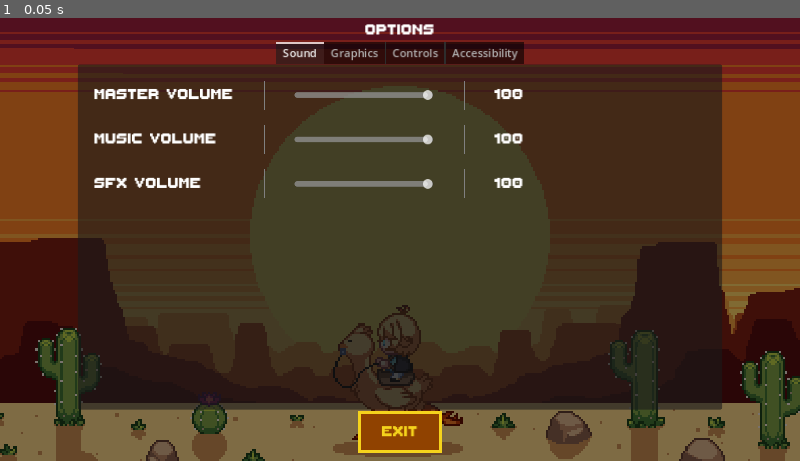
Above: before the commit, frame 1.
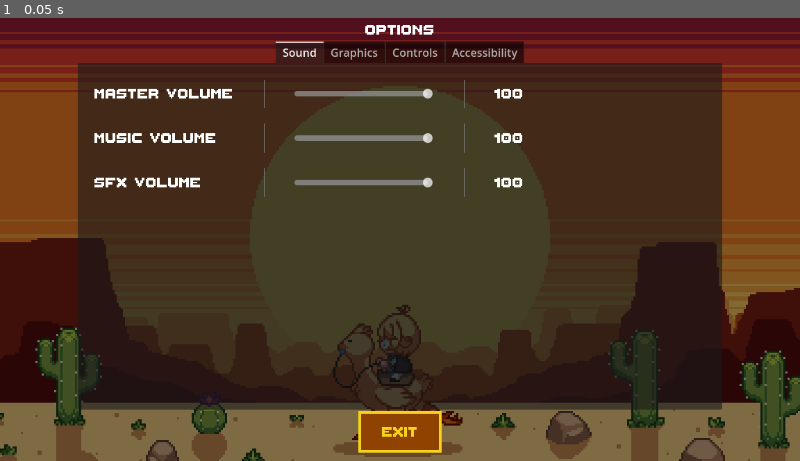
Above: after the commit, the same moment.

Repository: Dragoon-Project-Squad/bomberbird
Game: Godot game, scene res://scenes/options_menu/options_menu.tscn
The game is run twice, just before and just after one commit, with the same random seed, the same clock (stepped at 60 frames per second) and the same inputs. This scene is started directly instead of the project's main scene. Sound files missing from this copy of the repository are replaced by a short silence.
Inputs:
- Up to frame 1 (0.05 s): no input

The runs differ from the first frame. In frame 1, 2.0% of the frame differs, in the area x 0-99%, y 1-100%.

Commit message:
resolution and audio settings done

Diff:
--- a/autoloads/settings_data_container.gd
+++ b/autoloads/settings_data_container.gd
@@ -1,4 +1,6 @@
 extends Node
+
+@onready var DEFAULT_SETTINGS : DefaultSettingsResource = preload("res://resources/settings/default_settings.tres")
 
 var window_mode_index := 0
 var resolution_index := 0
@@ -22,6 +24,31 @@
 	return settings_container_dict
 
 
+func get_window_mode_index() -> int:
+	if loaded_data == {}:
+		return DEFAULT_SETTINGS.DEFAULT_WINDOW_MODE_INDEX
+	return window_mode_index
+
+func get_resolution_index() -> int:
+	if loaded_data == {}:
+		return DEFAULT_SETTINGS.DEFAULT_RESOLUTION_INDEX
+	return resolution_index
+
+func get_master_volume() -> float:
+	if loaded_data == {}:
+		return DEFAULT_SETTINGS.DEFAULT_MASTER_VOLUME
+	return master_volume
+
+func get_music_volume() -> float:
+	if loaded_data == {}:
+		return DEFAULT_SETTINGS.DEFAULT_MUSIC_VOLUME
+	return music_volume
+
+func get_sfx_volume() -> float:
+	if loaded_data == {}:
+		return DEFAULT_SETTINGS.DEFAULT_SFX_VOLUME
+	return sfx_volume
+
 func set_window_mode(index : int) -> void:
 	window_mode_index = index
 
@@ -41,7 +68,7 @@
 	loaded_data = data
 	print(loaded_data)
 	set_window_mode(loaded_data.window_mode_index)
-	set_resolution(loaded_data.window_mode_index)
+	set_resolution(loaded_data.resolution_index)
 	set_master_vol(loaded_data.master_volume)
 	set_music_vol(loaded_data.music_volume)
 	set_sfx_vol(loaded_data.sfx_volume)
--- /dev/null
+++ b/resources/settings/default_settings.tres
@@ -0,0 +1,6 @@
+[gd_resource type="Resource" script_class="DefaultSettingsResource" load_steps=2 format=3 uid="uid://dldxphd77bqga"]
+
+[ext_resource type="Script" path="res://resources/settings/settings_resource.gd" id="1_cuqm0"]
+
+[resource]
+script = ExtResource("1_cuqm0")
--- /dev/null
+++ b/resources/settings/settings_resource.gd
@@ -0,0 +1,8 @@
+class_name DefaultSettingsResource
+extends Resource
+
+const DEFAULT_WINDOW_MODE_INDEX := 0
+const DEFAULT_RESOLUTION_INDEX := 0
+const DEFAULT_MASTER_VOLUME := 100.0
+const DEFAULT_MUSIC_VOLUME := 50.0
+const DEFAULT_SFX_VOLUME := 50.0
--- a/scripts/options_menu/audio_slider_settings.gd
+++ b/scripts/options_menu/audio_slider_settings.gd
@@ -11,8 +11,18 @@
 # Called when the node enters the scene tree for the first time.
 func _ready() -> void:
 	get_bus_name_by_index()
+	load_data()
 	set_audio_name_label_text()
 	set_slider_value()
+
+func load_data() -> void:
+	match bus_name:
+		"Master":
+			_on_value_changed(SettingsContainer.get_master_volume())
+		"Music":
+			_on_value_changed(SettingsContainer.get_music_volume())
+		"SFX":
+			_on_value_changed(SettingsContainer.get_sfx_volume())
 
 func set_audio_name_label_text() -> void:
 	audio_name_label.text = str(bus_name) + " Volume"
--- a/scripts/options_menu/resolution_mode_button.gd
+++ b/scripts/options_menu/resolution_mode_button.gd
@@ -10,11 +10,11 @@
 # Called when the node enters the scene tree for the first time.
 func _ready() -> void:
 	add_resolution_items()
+	load_data()
 
-
-# Called every frame. 'delta' is the elapsed time since the previous frame.
-func _process(delta: float) -> void:
-	pass
+func load_data() -> void:
+	_on_resolution_selected(SettingsContainer.get_resolution_index())
+	option_button.select(SettingsContainer.get_resolution_index())
 
 func add_resolution_items() -> void:
 	for resolution_size_text in RESOLUTION_DICTIONARY:
@@ -27,6 +27,5 @@
 
 func _on_resolution_selected(index: int) -> void:
 	SettingsSignalBus.emit_on_resolution_selected(index)
-
 	DisplayServer.window_set_size(RESOLUTION_DICTIONARY.values()[index])
 	center_window()
--- a/scripts/options_menu/window_mode_button.gd
+++ b/scripts/options_menu/window_mode_button.gd
@@ -3,14 +3,19 @@
 @onready var option_button: OptionButton = $HBoxContainer/OptionButton
 
 const WINDOW_MODE_ARRAY : Array[String] = [
+	"Windowed",
 	"Fullscreen",
-	"Windowed",
 	"Borderless Window",
 	"Borderless Fullscreen"
 ]
 
 func _ready() -> void:
 	add_window_mode_items()
+	load_data()
+
+func load_data() -> void:
+	_on_window_mode_selected(SettingsContainer.get_window_mode_index())
+	option_button.select(SettingsContainer.get_window_mode_index())
 
 func add_window_mode_items():
 	for window_mode in WINDOW_MODE_ARRAY:
@@ -20,11 +25,11 @@
 	SettingsSignalBus.emit_on_window_mode_selected(index)
 
 	match index:
-		0: #Fullscreen
+		0: #Window Mode
+			DisplayServer.window_set_mode(DisplayServer.WINDOW_MODE_WINDOWED)
+			DisplayServer.window_set_flag(DisplayServer.WINDOW_FLAG_BORDERLESS, false)
+		1: #Fullscreen
 			DisplayServer.window_set_mode(DisplayServer.WINDOW_MODE_FULLSCREEN)
-			DisplayServer.window_set_flag(DisplayServer.WINDOW_FLAG_BORDERLESS, false)
-		1: #Window Mode
-			DisplayServer.window_set_mode(DisplayServer.WINDOW_MODE_WINDOWED)
 			DisplayServer.window_set_flag(DisplayServer.WINDOW_FLAG_BORDERLESS, false)
 		2: #Borderless Window
 			DisplayServer.window_set_mode(DisplayServer.WINDOW_MODE_WINDOWED)
